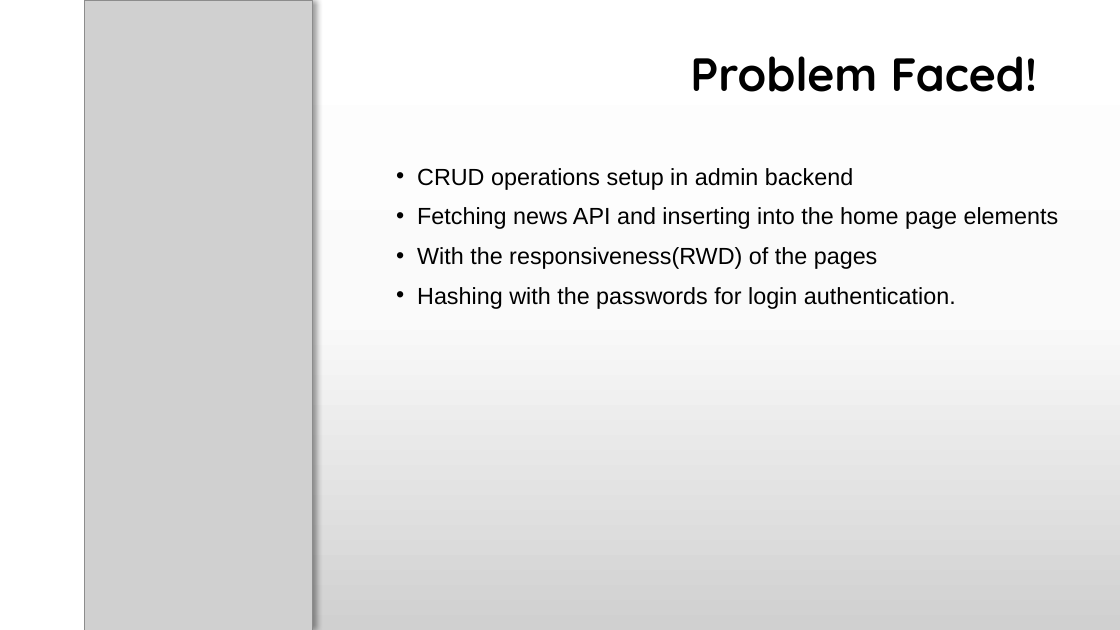
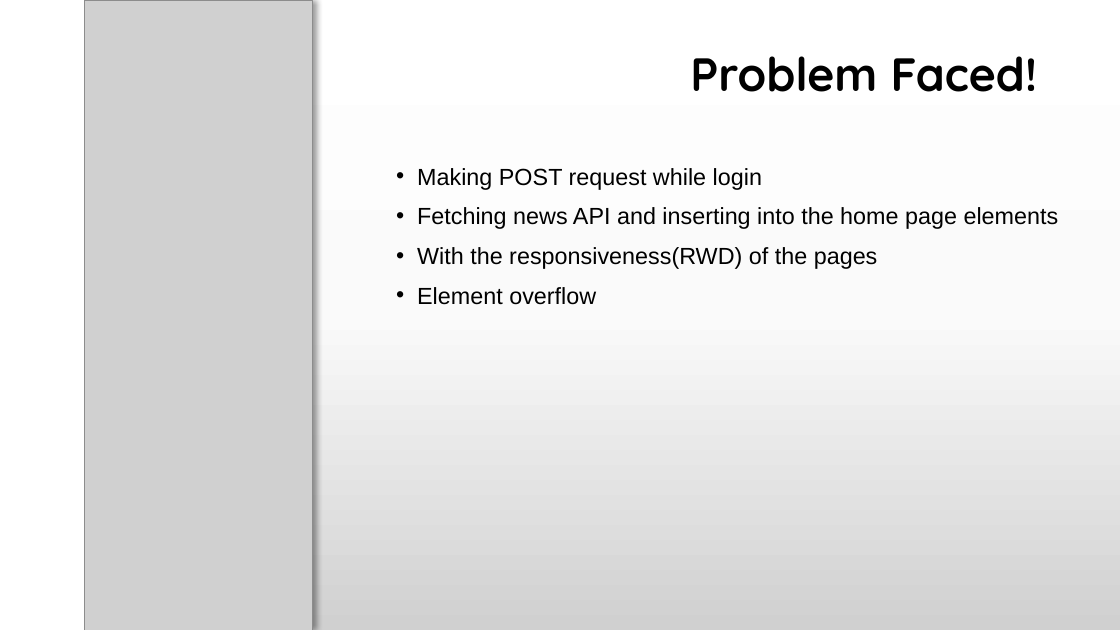
Before and after one commit to Raghav-99/News_Room, a slide deck: slide 13 of ppt/News room project ppt.pptm. Drawn at 1120x630 pixels with LibreOffice and Linux fonts; fonts in the diff are those of the drawing; grey boxes stand for pictures; background and template pictures are left out. Boxes give left, top, right and bottom in pixels: in the first picture for what was removed or moved away, otherwise in the second. Text is boxed around its words. In the diff, an @@ line names an element or a change of style, - is before the commit and + after.

Commit message:
updated ppt

```diff
--- a/ppt/News room project ppt.pptm
+++ b/ppt/News room project ppt.pptm
@@ text at bbox=[417, 168, 762, 190]: text changed @@
-• CRUD operations setup in admin backend
+• Making POST request while login
@@ text at bbox=[417, 287, 596, 305]: text changed @@
-• Hashing with the passwords for login authentication.
+• Element overflow
```
